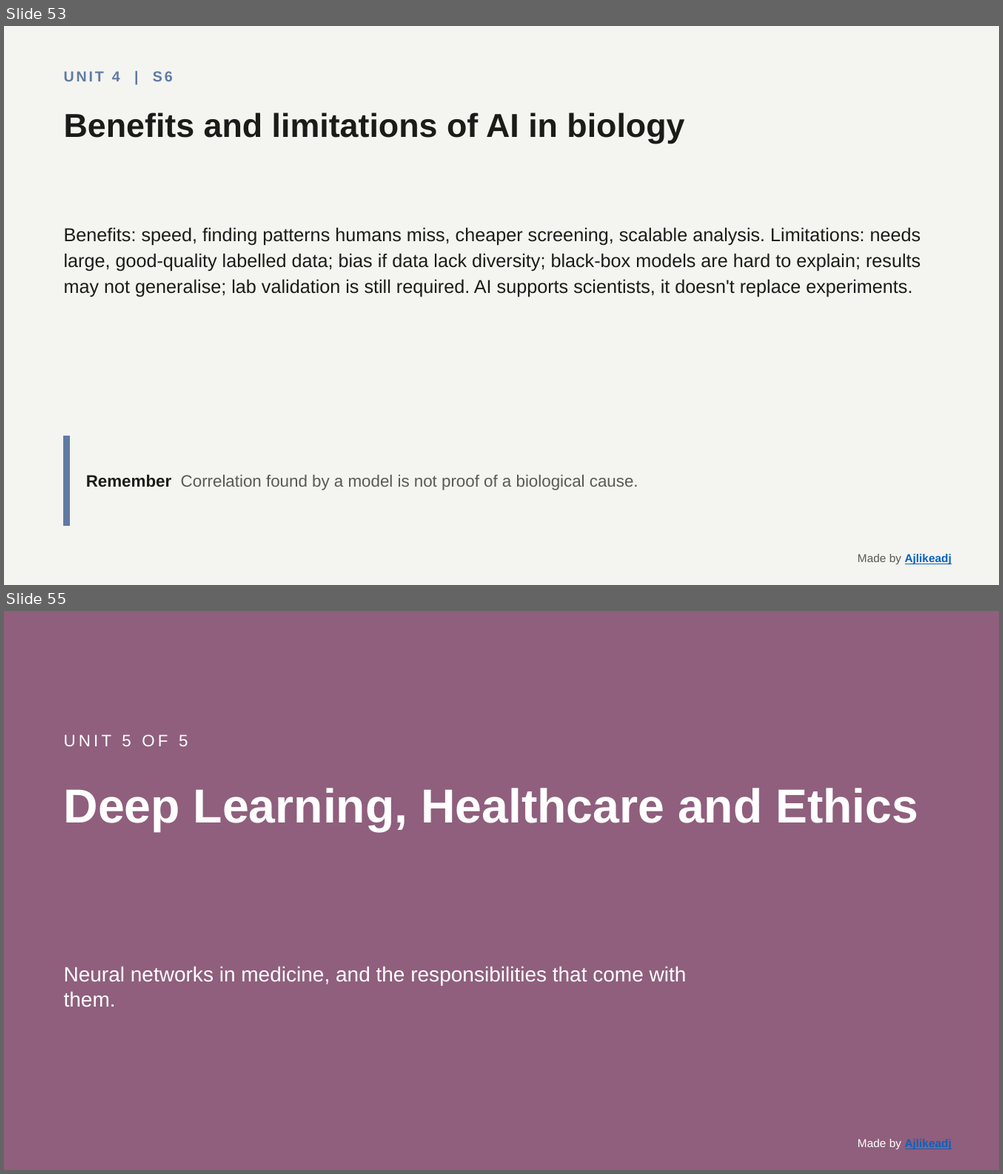
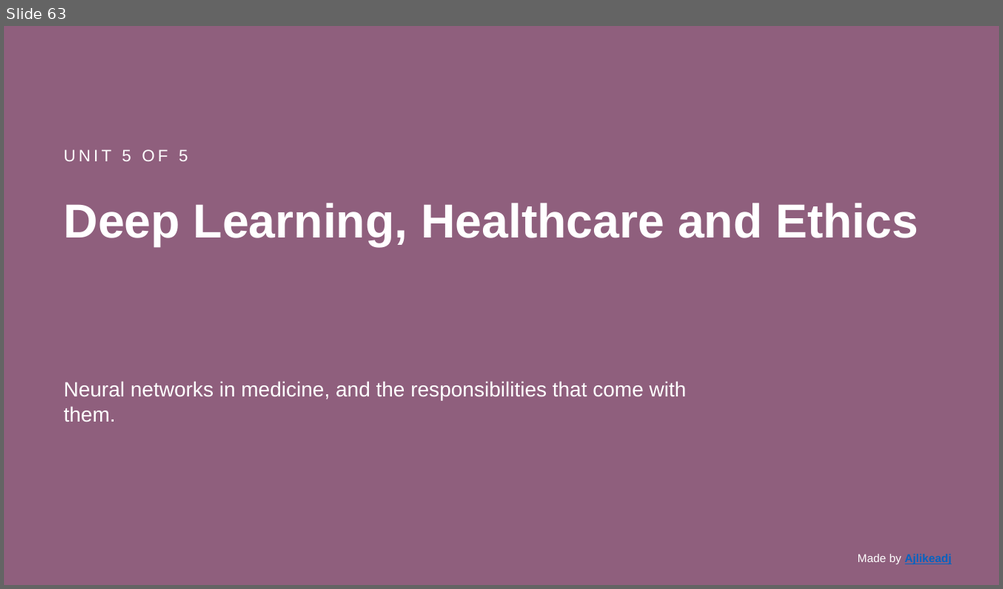
Before and after one commit to Ajlikeadj/Bio, a slide deck: CompBio-slides.pptx. Shown one above the other, each under a label of ours: slides 53 and 55 before the commit, slide 63 after it; the slides between them are not shown. The pictures are 1003x1174 and 1003x589 pixels, drawn with LibreOffice and Linux fonts; fonts in the diff are those of the drawing. Boxes give left, top, right and bottom in pixels: in the first picture for what was removed or moved away, otherwise in the second. Text is boxed around its words. In the diff, an @@ line names an element or a change of style, - is before the commit and + after.

```diff
--- a/CompBio-slides.pptx
+++ b/CompBio-slides.pptx
@@ slide 53 removed at <box>4,26,999,585</box>, background #F4F4F0 @@
@@ text removed at <box>64,71,173,82</box> @@
-UNIT 4 | S6
@@ text removed at <box>64,113,684,144</box> @@
-Benefits and limitations of AI in biology
@@ text removed at <box>64,227,921,297</box> @@
-Benefits: speed, finding patterns humans miss, cheaper screening, scalable analysis. Limitations: needs large, good-quality labelled data; bias if data lack diversity; black-box models are hard to explain; results may not generalise; lab validation is still required. AI supports scientists, it doesn't replace experiments.
@@ rectangle removed at <box>64,437,70,526</box> @@
@@ text removed at <box>86,474,638,491</box> @@
-Remember Correlation found by a model is not proof of a biological cause.
@@ text removed at <box>857,554,951,565</box> @@
-Made by Ajlikeadj
@@ what was slide 55 is now slide 63 @@
```
Also in this commit, not shown: 1 slide changed, 68 slides added, 59 other slides removed, 10 other files.
